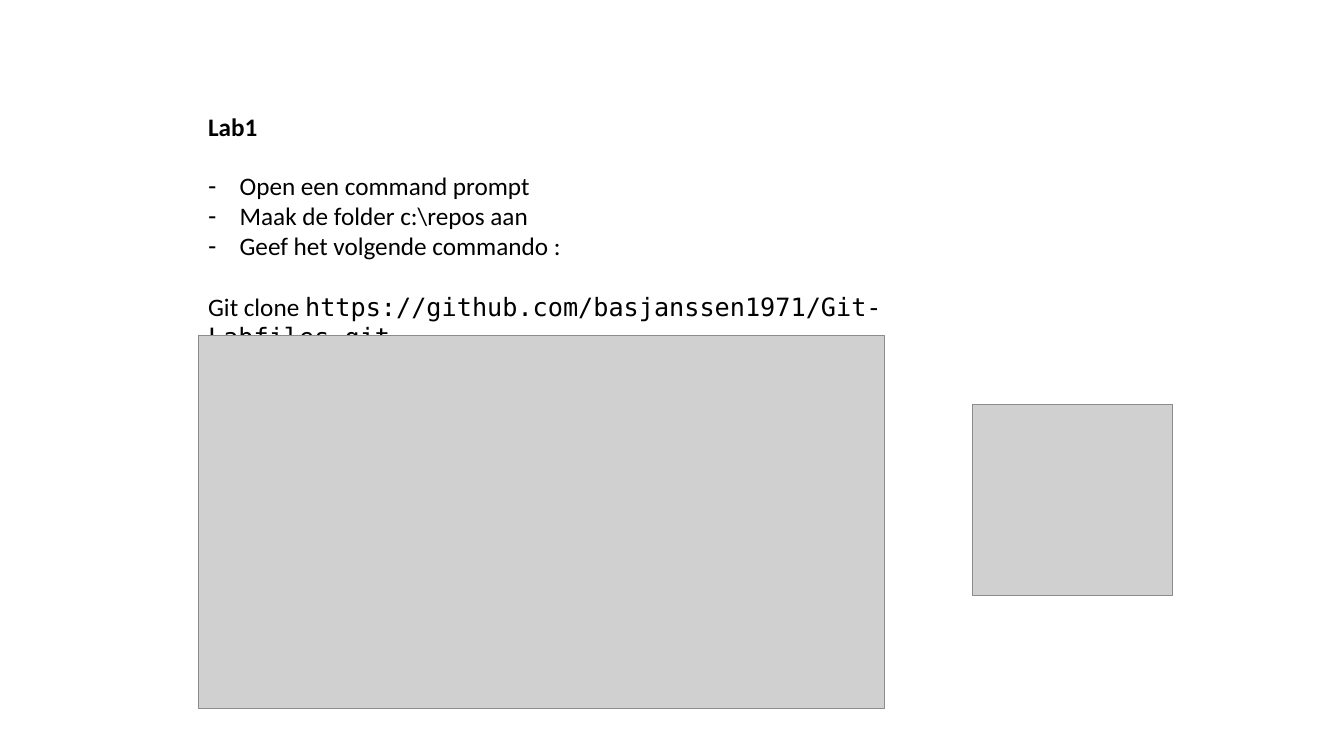
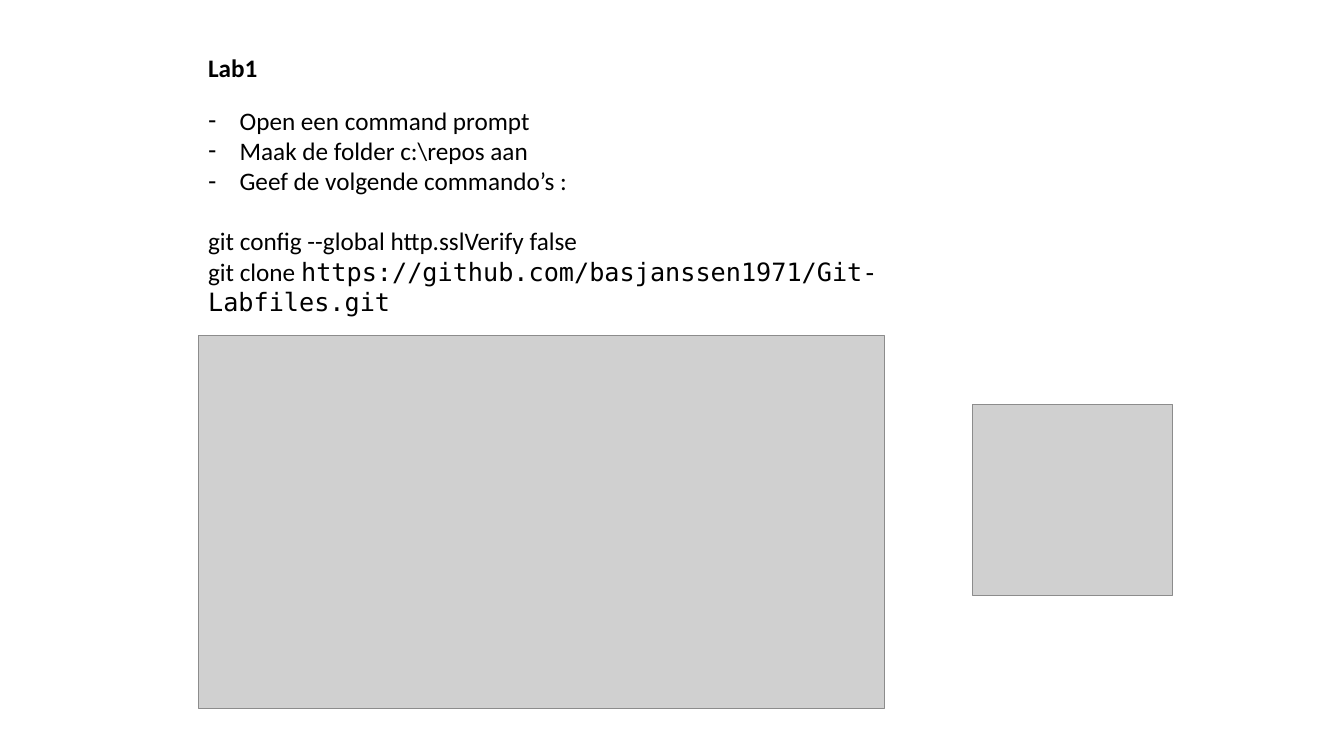
Before and after one commit to basjanssen1971/Git-Labfiles, a slide deck: slide 17 of Presentation Git Workshop juni 2019.pptx. Drawn at 1344x756 pixels with LibreOffice and Linux fonts; fonts in the diff are those of the drawing; grey boxes stand for pictures. Boxes give left, top, right and bottom in pixels: in the first picture for what was removed or moved away, otherwise in the second. Text is boxed around its words. In the diff, an @@ line names an element or a change of style, - is before the commit and + after.

Commit message:
new files

```diff
--- a/Presentation Git Workshop juni 2019.pptx
+++ b/Presentation Git Workshop juni 2019.pptx
@@ text "Lab1": place and size @@
-text "Lab1" at [208, 118, 257, 136]
+text "Lab1" at [208, 59, 257, 77]
@@ text "Open een command prompt": place and size @@
-text "Open een command prompt" at [208, 177, 881, 336]
+text "Open een command prompt" at [208, 112, 877, 287]
@@ text at [208, 172, 877, 287]: text changed; font DejaVu Sans Mono to Calibri @@
-– Geef het volgende commando :
-Git clone https://github.com/basjanssen1971/Git-Labfiles.git
+– Geef de volgende commando’s :
+git config --global http.sslVerify false
+git clone https://github.com/basjanssen1971/Git-Labfiles.git
```
